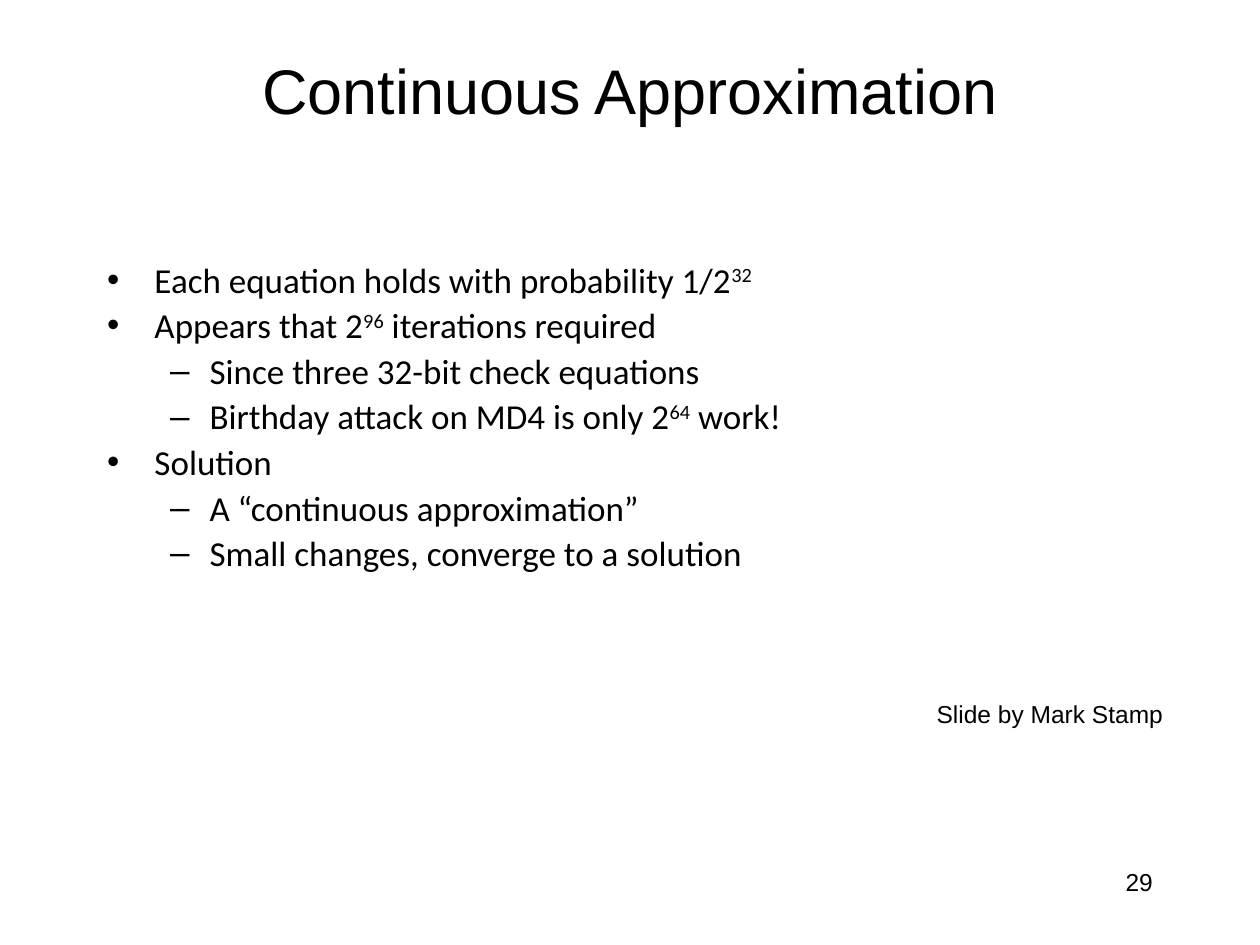
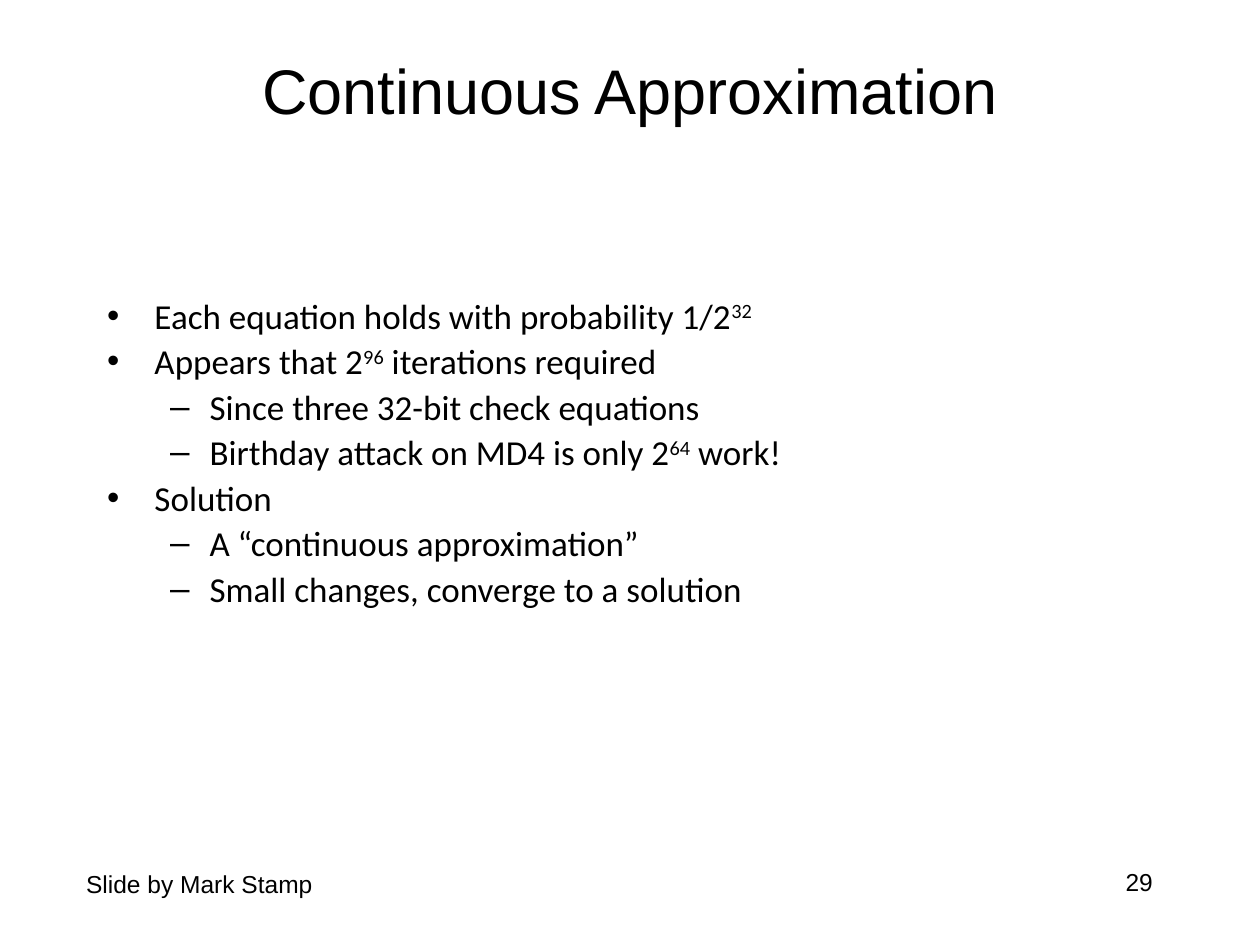
Before and after one commit to jlmucb/class_notes, a slide deck: slide 29 of BerkeleyClass/CS290Spring2013/Lectures/Cryptoclass6.pptx. Drawn at 1260x945 pixels with LibreOffice and Linux fonts; fonts in the diff are those of the drawing. Boxes give left, top, right and bottom in pixels: in the first picture for what was removed or moved away, otherwise in the second. Text is boxed around its words. In the diff, an @@ line names an element or a change of style, - is before the commit and + after.

```diff
--- a/BerkeleyClass/CS290Spring2013/Lectures/Cryptoclass6.pptx
+++ b/BerkeleyClass/CS290Spring2013/Lectures/Cryptoclass6.pptx
@@ text "Each equation holds with probability ...": place and size @@
-text "Each equation holds with probability ..." at box(154, 268, 781, 572)
+text "Each equation holds with probability ..." at box(154, 304, 781, 608)
@@ text "Slide by Mark Stamp": place and size @@
-text "Slide by Mark Stamp" at box(937, 705, 1163, 728)
+text "Slide by Mark Stamp" at box(86, 875, 312, 898)
```
Also in this commit, not shown: 16 other slides changed, 1 other file.
